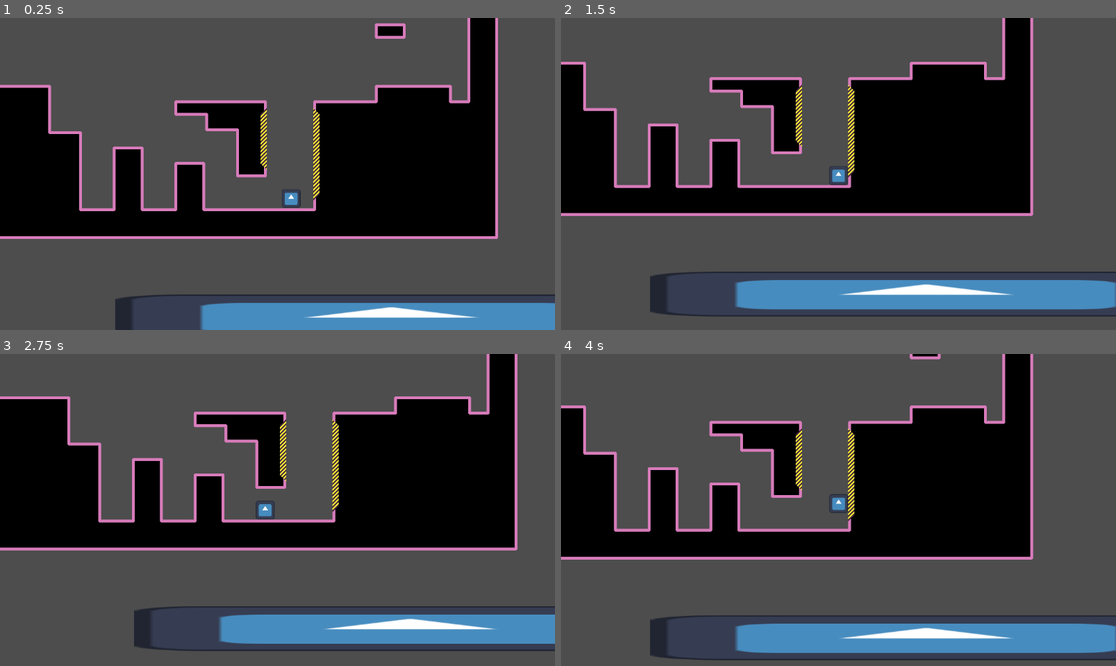
Above: before the commit, frames 1-4 (two rows, left to right).
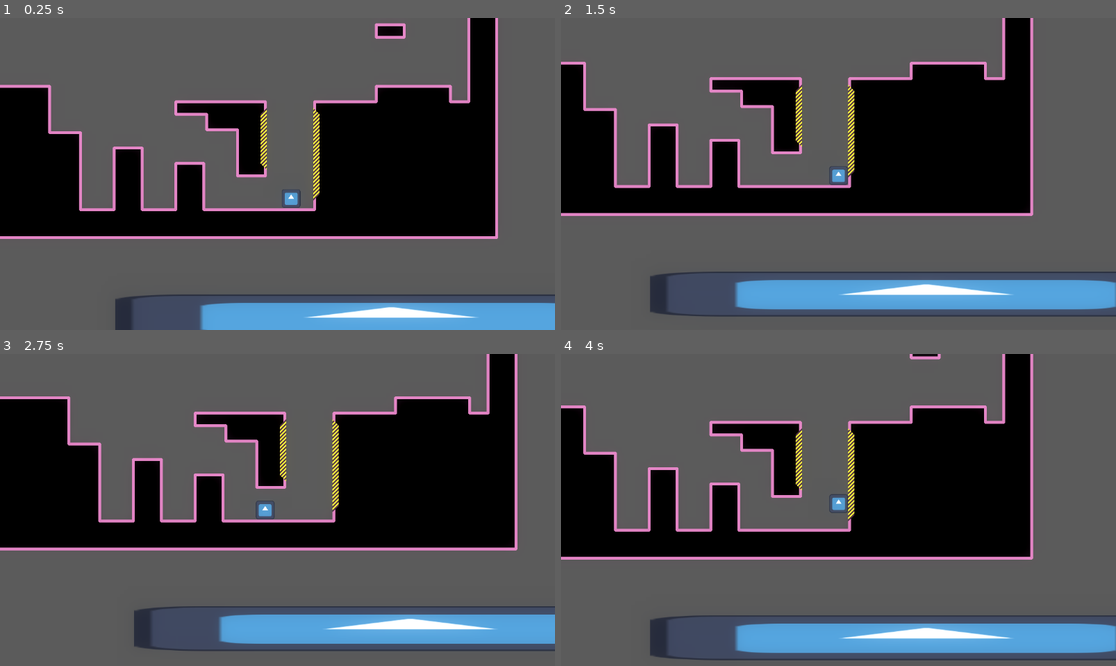
Above: after the commit, the same moments.

Repository: ninjabou/atljam-2024
Game: Godot game, scene res://root.tscn
Two runs of this game, one before a commit and one after it. Both use one fixed random seed, a clock stepped at 60 frames per second and the inputs below. The engine's default icon, where the game draws it, is replaced by a stand-in: a white triangle on a blue panel in a dark square.
Inputs:
- Up to frame 1 (0.25 s): no input
- Up to frame 2 (1.5 s): hold Right (action_right) from 0.53 s (still down); tap Z (action_jump) at 0.77 s
- Up to frame 3 (2.75 s): tap Z (action_jump) at 1.52 s; release Right (action_right) at 2.03 s; hold Left (action_left) from 2.03 s (still down)
- Up to frame 4 (4 s): release Left (action_left) at 2.78 s; hold Right (action_right) from 2.78 s (still down); tap Z (action_jump) at 3.02, 3.77 s

The runs differ from the first frame. In frame 1, 4.8% of the frame differs, in the area x 36-100%, y 90-100%; in frame 2, 4.9%; in frame 3, 4.5%; in frame 4, 5.0%, in the area x 31-100%, y 85-95%.

Commit message:
Ad bloom

Diff:
--- a/scenes/levels/default level/default level.tscn
+++ b/scenes/levels/default level/default level.tscn
@@ -1,6 +1,15 @@
-[gd_scene load_steps=2 format=4 uid="uid://bev0a30uvpmfc"]
+[gd_scene load_steps=3 format=4 uid="uid://bev0a30uvpmfc"]
 
 [ext_resource type="TileSet" uid="uid://cwj58j6fsmdr2" path="res://scenes/levels/tile/new_tile_set.tres" id="1_kmohs"]
+
+[sub_resource type="Environment" id="Environment_dmbck"]
+background_mode = 3
+glow_enabled = true
+glow_normalized = true
+glow_intensity = 0.42
+glow_strength = 0.58
+glow_bloom = 0.51
+glow_blend_mode = 0
 
 [node name="DefaultLevel" type="Node2D"]
 texture_filter = 1
@@ -12,3 +21,6 @@
 [node name="KickableTileMapLayer" type="TileMapLayer" parent="."]
 tile_map_data = PackedByteArray("AAAHAPr/AAAAAAMAAAAHAPv/AAAAAAMAAAAHAPz/AAAAAAMAAAAHAP3/AAAAAAMAAAAHAP7/AAAAAAMAAAAHAPn/AAABAAMAAAAHAP//AAACAAMAAAADAPz/AAAAAAQAAAADAPv/AAAAAAQAAAADAPr/AAAAAAQAAAADAPn/AAABAAQAAAADAP3/AAACAAQAAAA=")
 tile_set = ExtResource("1_kmohs")
+
+[node name="WorldEnvironment" type="WorldEnvironment" parent="."]
+environment = SubResource("Environment_dmbck")
--- /dev/null
+++ b/scenes/levels/resources/default_environment.tres
@@ -0,0 +1,10 @@
+[gd_resource type="Environment" format=3 uid="uid://bbj184esvfmbf"]
+
+[resource]
+background_mode = 3
+glow_enabled = true
+glow_normalized = true
+glow_intensity = 0.42
+glow_strength = 0.58
+glow_bloom = 0.51
+glow_blend_mode = 0
